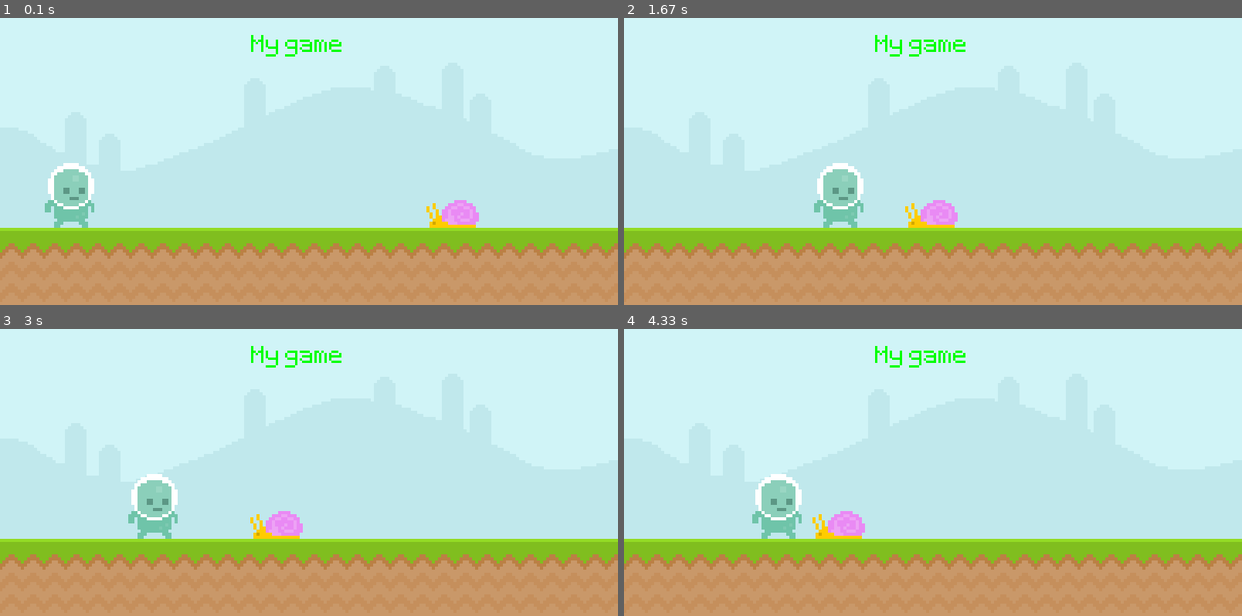
Above: before the commit, frames 1-4 (two rows, left to right).
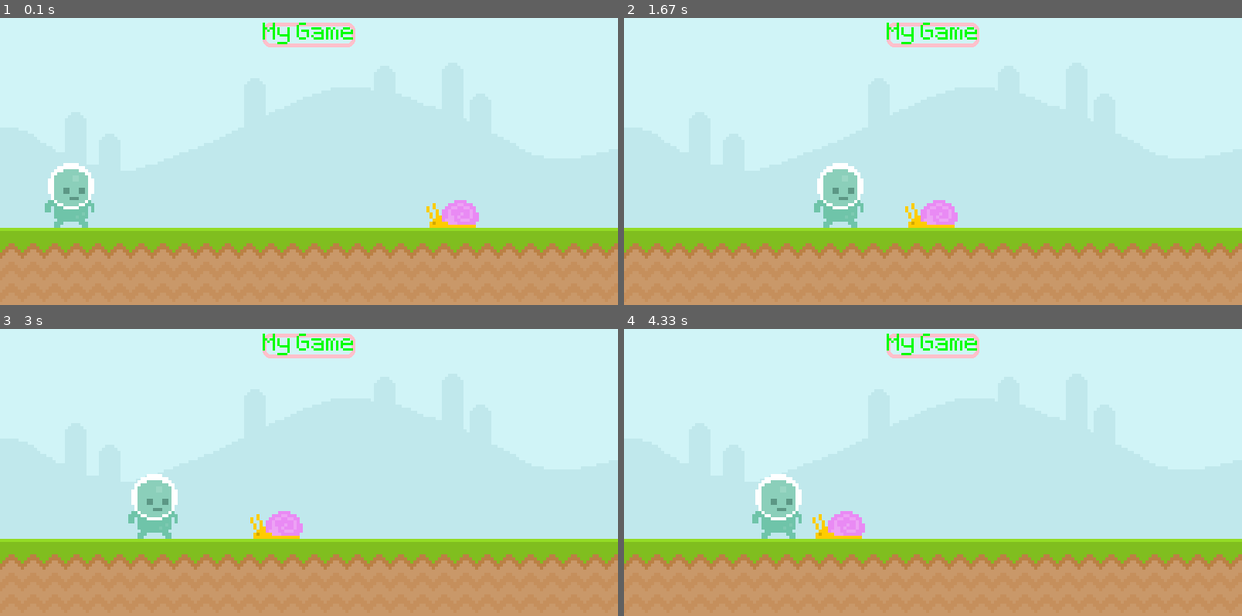
Above: after the commit, the same moments.

Repository: junealexis13/pygame
Game: pygame game, started from main.py
The game is run twice, just before and just after one commit, with the same random seed, the same clock (stepped at 60 frames per second) and the same inputs.
Inputs:
- Up to frame 1 (0.1 s): no input
- Up to frame 2 (1.67 s): no input
- Up to frame 3 (3 s): no input
- Up to frame 4 (4.33 s): no input

The runs differ from the first frame. In frame 1, 0.9% of the frame differs, in the area x 40-58%, y 1-14%; in frame 2, 0.9%; in frame 3, 0.9%; in frame 4, 0.9%.

Commit message:
added drawing rectangle

Diff:
--- a/main.py
+++ b/main.py
@@ -1,6 +1,3 @@
-from cgi import test
-from platform import python_branch
-from xml.dom import minidom
 import pygame
 import sys
 
@@ -11,6 +8,7 @@
 height = 400
 screen = pygame.display.set_mode((width,height))                                    #it sets the screen up
 
+score = 0
 pygame.display.set_caption('Runner')                                                #the game title
 
 #creating a font object
@@ -23,23 +21,24 @@
 framerate = 60                                                                      #we are setting the FR to 60fps
 
 # test_surface = pygame.Surface((100, 200))                                         #Test surface
-sky_surface = pygame.image.load('graphics/sky.png').convert()                                 #Importing the Image as a surface
-ground_surface = pygame.image.load('graphics/ground.png').convert()
+sky_surf = pygame.image.load('graphics/sky.png').convert()                                 #Importing the Image as a surface
+ground_surf = pygame.image.load('graphics/ground.png').convert()
 # test_surface.fill('Red')
 
 #Text font surface
-text_surface = test_font.render('My game', False, 'Green')
+score_surf = test_font.render("My Game", False, 'Green')
+score_rect = score_surf.get_rect( center = (400, 50))                                   #the rect was used as a placeholder
 
 #importing moving snail and ANIMATION
-snail_surface = pygame.image.load('graphics/snail/snail1.png').convert_alpha()              #convert_alpha get rid of black and white stuff
+snail_surf = pygame.image.load('graphics/snail/snail1.png').convert_alpha()              #convert_alpha get rid of black and white stuff
 snail_xpos = 600
 
-snail_rectangle = snail_surface.get_rect(midbottom = (snail_xpos, height - 100))
+snail_rectangle = snail_surf.get_rect(midbottom = (snail_xpos, height - 100))
 
 #creating a player surface  -WORKING WITH RECTANGLES
-player_surface = pygame.image.load('graphics/Player/player_walk_1.png').convert_alpha()
+player_surf = pygame.image.load('graphics/Player/player_walk_1.png').convert_alpha()
 # player_rectange = pygame.Rect()                                                     #Creates a rectangle Object this accepts(left, top, width, height)
-player_rect = player_surface.get_rect(midbottom= (80,height - 100))                             #this creates a rectangle based on sprite dimension
+player_rect = player_surf.get_rect(midbottom= (80,height - 100))                             #this creates a rectangle based on sprite dimension
 #the get_rect acts like an ANCHORPOINT
 #can be substttd with top-mid-bottom + left-right
 
@@ -53,7 +52,7 @@
             #the while loop terminates here with sys.exit()
             #clicking the close window will exit the code
 
-        # #SOME MOUSE EVENTS
+        # # #SOME MOUSE EVENTS
         # if event.type == pygame.MOUSEMOTION:     #Detects wether the mouse cursor moves
         #     if player_rect.collidepoint(event.pos):             # event pos returns the mouse position
         #         print('COLLIDE!')
@@ -63,19 +62,21 @@
         #     print("Click Releeased!")
 
     # screen.blit(test_surface, (0,0))                                               #showing surface
-    screen.blit(sky_surface, (0,0))                                                  #showing sky surface        the tuple goes like (X,Y)
-    screen.blit(ground_surface,(0,height - 100) )                                    #showing ground surface
-    screen.blit(text_surface, (325, 50))
+    screen.blit(sky_surf, (0,0))                                                  #showing sky surface        the tuple goes like (X,Y)
+    screen.blit(ground_surf,(0,height - 100) )                                    #showing ground surface
+    pygame.draw.rect(screen, 'Pink', score_rect, 5, 10)                              #surface, color, position, width,
+    screen.blit(score_surf, score_rect)
 
     #animating snail
     if snail_rectangle.left <= width - (width * 1.10):
         snail_rectangle.left = width + 100
+        score += 1
 
     snail_rectangle.left += -2
-    screen.blit(snail_surface, snail_rectangle)
+    screen.blit(snail_surf, snail_rectangle)
 
     #adding the player sprite
-    screen.blit(player_surface, player_rect)
+    screen.blit(player_surf, player_rect)
     player_rect.left += 2
     if player_rect.left >= width + (width * 0.10):
         player_rect.left = -100                                                 #moving the rectangle that contains the object moves it also
